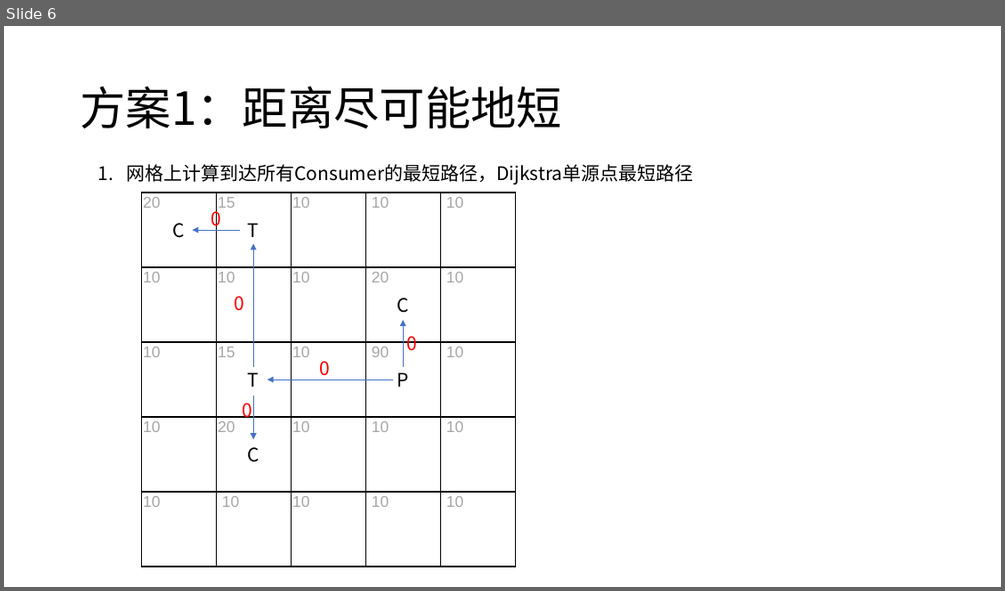
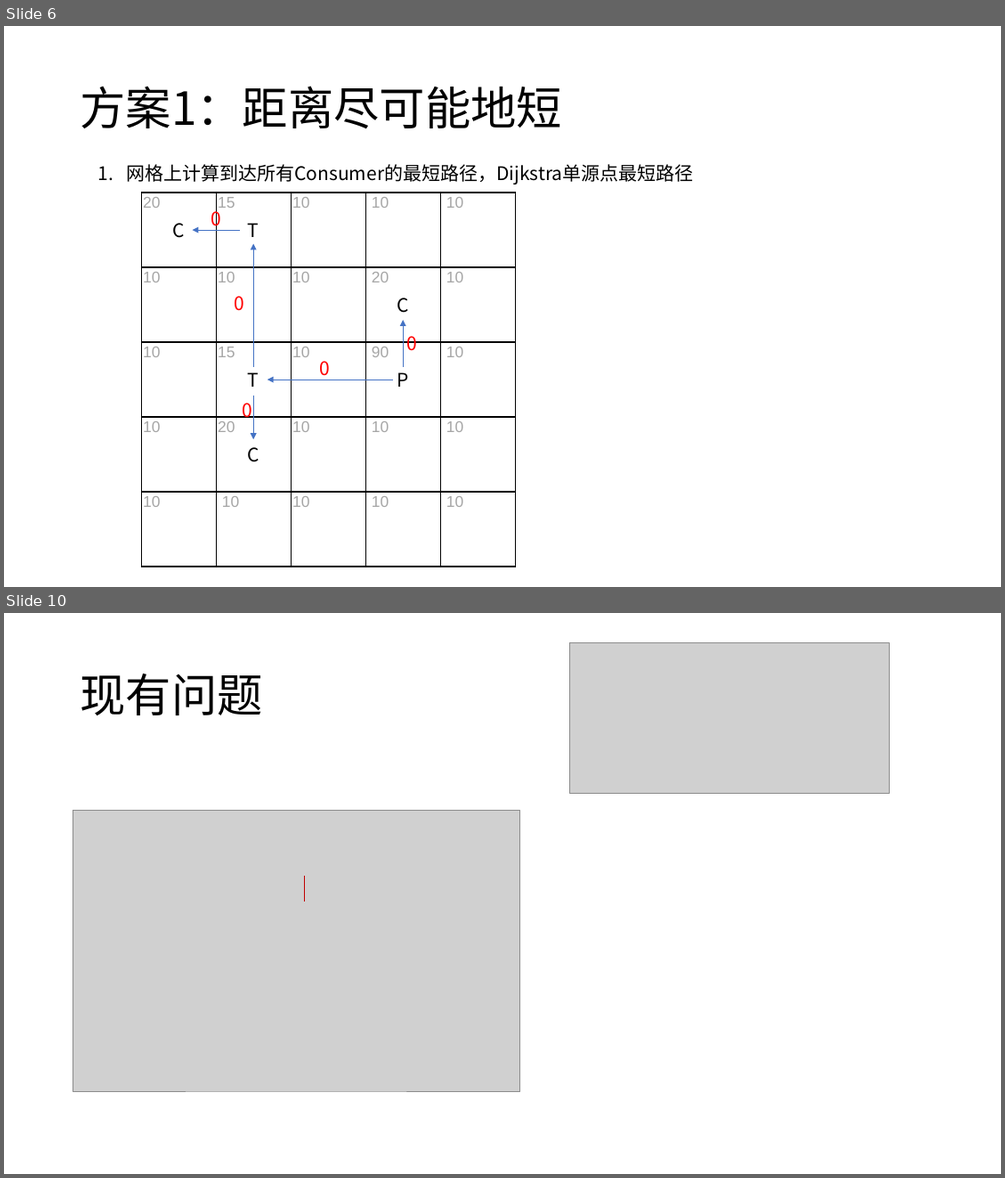
Before and after one commit to HuangDDU/hzy_algorithm, a slide deck: huawei/示例输入输出.pptx. Shown one above the other, each under a label of ours: slide 6 before the commit, slides 6 and 10 after it; the slides between them are not shown. The pictures are 1005x591 and 1005x1178 pixels, drawn with LibreOffice and Linux fonts; fonts in the diff are those of the drawing; grey boxes stand for pictures. Boxes give left, top, right and bottom in pixels: in the first picture for what was removed or moved away, otherwise in the second. Text is boxed around its words. In the diff, an @@ line names an element or a change of style, - is before the commit and + after.

```diff
--- a/huawei/示例输入输出.pptx
+++ b/huawei/示例输入输出.pptx
@@ slide 10 added at <box>4,613,1001,1174</box>, background #FFFFFF @@
@@ picture added at <box>570,643,889,794</box> @@
@@ title added at <box>80,674,262,715</box>, 44 pt, text #000000 @@
+现有问题
@@ picture added at <box>73,810,520,1091</box> @@
@@ line added from (304, 876) to (304, 900), #C00000 0.5 pt @@
```
Also in this commit, not shown: 1 slide changed, 5 other slides added, 10 other files.
